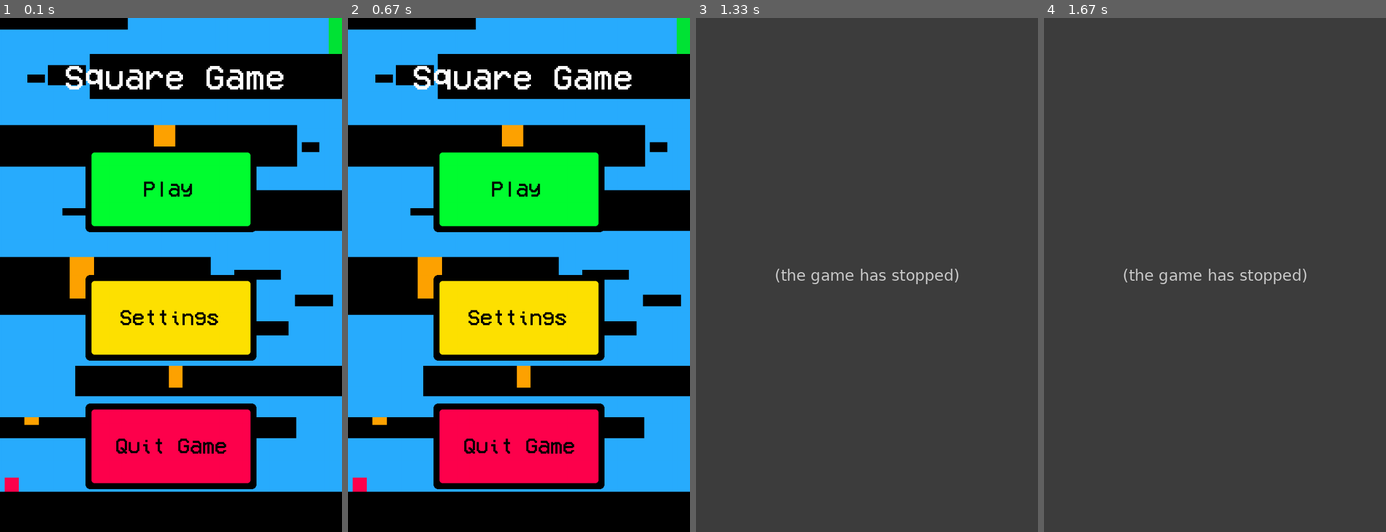
Above: before the commit, frames 1-4 (left to right).
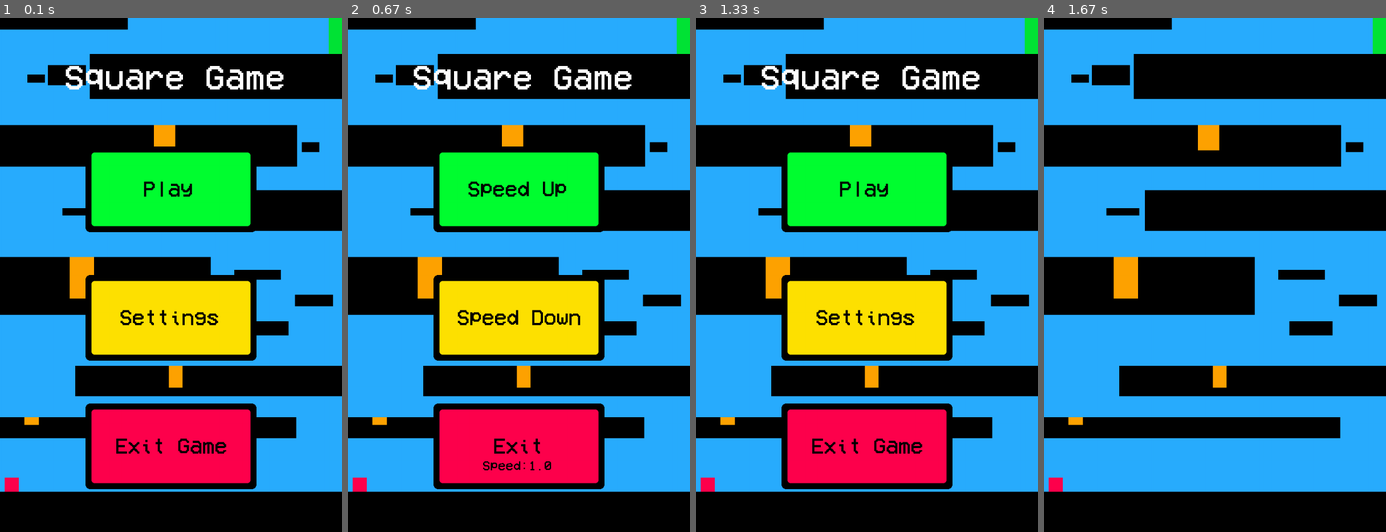
Above: after the commit, the same moments.

Repository: clumpyyt/pygamegame
Game: pygame game, started from game.py
Same seed, same stepped clock (60 frames per second), same inputs: the game is played once before the commit and once after it.
Inputs (mouse positions are in pixels of both pictures, inside the frame that each line leads up to):
- Up to frame 1 (0.1 s): no input
- Up to frame 2 (0.67 s): click (519, 275) at 0.38 s
- Up to frame 3 (1.33 s): click (867, 187) at 0.72 s, where only the run after the commit has a clickable "Speed Up"; click (867, 444) at 1.05 s, where only the run after the commit has a clickable "Exit"
- Up to frame 4 (1.67 s): click "Play" at 1.55 s

The runs differ from the first frame. In frame 1, 0.1% of the frame differs, in the area x 34-41%, y 81-85%; in frame 2, 1.6%; in frame 3, 100%; in frame 4, 100%, in the area x 0-100%, y 0-100%.
Before the commit the program exited at 1.07 s; later frames show no game.

Commit message:
finished main menu and settings, added speed control, and button control

Diff:
--- a/game.py
+++ b/game.py
@@ -13,27 +13,35 @@
 GameIsOpen = False
 SettingsAreOpen = False
 screen = pygame.display.set_mode((SCREEN_WIDTH, SCREEN_HEIGHT))
+speed = 0.5
+offScreen = (1000, 20000)
+
+#Fonts
+smallFont = pygame.font.Font("VCR.ttf", 30)
 MainMenuFont = pygame.font.Font("VCR.ttf", 50)
 TitleFont = pygame.font.Font("VCR.ttf", 80)
 
+#Variables
+GreenButton = "Play"
+YellowButton = "Settings"
+RedButton = "Exit Game"
+
 #Postion Tuples
 quitButtonPosition = (200, 900)
+settingsButtonPosition = (200, 600)
+playButtonPosition = (200, 300)
+titleTextPosition = (150, 100)
+playButtonTextPosition = (335, 375)
+settingsButtonTextPosition = (280, 675)
 quitButtonTextPosition = (270, 975)
-settingsButtonPosition = (200, 600)
-settingsButtonTextPosition = (280, 675)
-playButtonPosition = (200, 300)
-playButtonTextPosition = (335, 375)
-titleTextPosition = (150, 100)
+speedTextPosition = (315, 1030)
 
 #Scale Tuples
 quitButtonScale = (400, 200)
 settingsButtonScale = (400, 200)
 playButtonScale = (400, 200)
 
-#Surfaces
-quitGameText = MainMenuFont.render("Quit Game", False, "black")
-settingsGameText = MainMenuFont.render("Settings", False, "black")
-playGameText = MainMenuFont.render("Play", False, "black")
+#Text
 titleText = TitleFont.render("Square Game", False, "white")
 
 #Geometry
@@ -51,6 +59,15 @@
 
 #Game Loop
 while GameIsRunning:
+
+    speedTextVariable = ("Speed:" + str(speed))
+
+    #Loopable Menu Text
+    quitGameText = MainMenuFont.render(RedButton, False, "black")
+    settingsGameText = MainMenuFont.render(YellowButton, False, "black")
+    playGameText = MainMenuFont.render(GreenButton, False, "black")
+    speedText = smallFont.render(speedTextVariable, False, "black")
+
     #Gets Mouse Position
     MousePosition = pygame.mouse.get_pos()
 
@@ -64,25 +81,78 @@
         #Quit Game Using Toolbar
         if event.type == pygame.QUIT:
             GameIsRunning = False
-        #Main Menu Quit Game Checks
-        if event.type == pygame.KEYDOWN and MainMenuIsOpen == True:
+        #Main Menu Checks
+        if event.type == pygame.KEYDOWN and MainMenuIsOpen == True and SettingsAreOpen == False and GameIsOpen == False:
             if event.key == pygame.K_ESCAPE:
                 GameIsRunning = False
-        if event.type == pygame.MOUSEBUTTONDOWN and MainMenuIsOpen == True:
+        if event.type == pygame.MOUSEBUTTONDOWN and MainMenuIsOpen == True and SettingsAreOpen == False and GameIsOpen == False:
             if quitButtonGeometry.collidepoint(MousePosition):
                 GameIsRunning = False
+            if settingsButtonGeometry.collidepoint(MousePosition):
+                SettingsAreOpen = True
+                MainMenuIsOpen = False
+                GameIsOpen = False
+                GreenButton = "Speed Up"
+                YellowButton = "Speed Down"
+                RedButton = "Exit"
+                playButtonTextPosition = (280, 375)
+                settingsButtonTextPosition = (255, 675)
+                quitButtonTextPosition = (340, 975)
+                speed+=1
+            if playButtonGeometry.collidepoint(MousePosition):
+                SettingsAreOpen = False
+                GameIsOpen = True
+                MainMenuIsOpen = False
+        if event.type == pygame.MOUSEBUTTONDOWN and MainMenuIsOpen == False and SettingsAreOpen == True and GameIsOpen == False:
+            if quitButtonGeometry.collidepoint(MousePosition):
+                MainMenuIsOpen = True
+                SettingsAreOpen = False
+                GameIsOpen = False
+                GreenButton = "Play"
+                YellowButton = "Settings"
+                RedButton = "Exit Game"
+                playButtonTextPosition = (335, 375)
+                settingsButtonTextPosition = (280, 675)
+                quitButtonTextPosition = (270, 975)
+            if playButtonGeometry.collidepoint(MousePosition):
+                speed += 0.5
+                if speed > 10:
+                    speed = 10
+                print(speed)
+            if settingsButtonGeometry.collidepoint(MousePosition):
+                speed -= 0.5
+                if speed < 0.5:
+                    speed = 0.5
+                print(speed)
+        if event.type == pygame.KEYDOWN and MainMenuIsOpen == False and SettingsAreOpen == False and GameIsOpen == True:
+            if event.key == pygame.K_ESCAPE:
+                MainMenuIsOpen = True
+                SettingsAreOpen = False
+                GameIsOpen = False
 
     #Background Texture
     screen.blit(menuBg, (0, 0))
-
     #Textures, Rendering, and FPS Limiter
-    screen.blit(quitButtonTexture, quitButtonPosition)
-    screen.blit(quitGameText, quitButtonTextPosition)
-    screen.blit(settingsButtonTexture, settingsButtonPosition)
-    screen.blit(settingsGameText, settingsButtonTextPosition)
-    screen.blit(playButtonTexture, playButtonPosition)
-    screen.blit(playGameText, playButtonTextPosition)
-    screen.blit(titleText, titleTextPosition)
+    if MainMenuIsOpen == True or SettingsAreOpen == True:
+        screen.blit(quitButtonTexture, quitButtonPosition)
+        screen.blit(quitGameText, quitButtonTextPosition)
+        screen.blit(settingsButtonTexture, settingsButtonPosition)
+        screen.blit(settingsGameText, settingsButtonTextPosition)
+        screen.blit(playButtonTexture, playButtonPosition)
+        screen.blit(playGameText, playButtonTextPosition)
+        screen.blit(titleText, titleTextPosition)
+    else:
+        screen.blit(quitButtonTexture, offScreen)
+        screen.blit(quitGameText, offScreen)
+        screen.blit(settingsButtonTexture, offScreen)
+        screen.blit(settingsGameText, offScreen)
+        screen.blit(playButtonTexture, offScreen)
+        screen.blit(playGameText, offScreen)
+        screen.blit(titleText, offScreen)
+    if SettingsAreOpen == True:
+        screen.blit(speedText, speedTextPosition)
+    else:
+        screen.blit(speedText, offScreen)
     pygame.display.flip()
     clock.tick(60)
 
